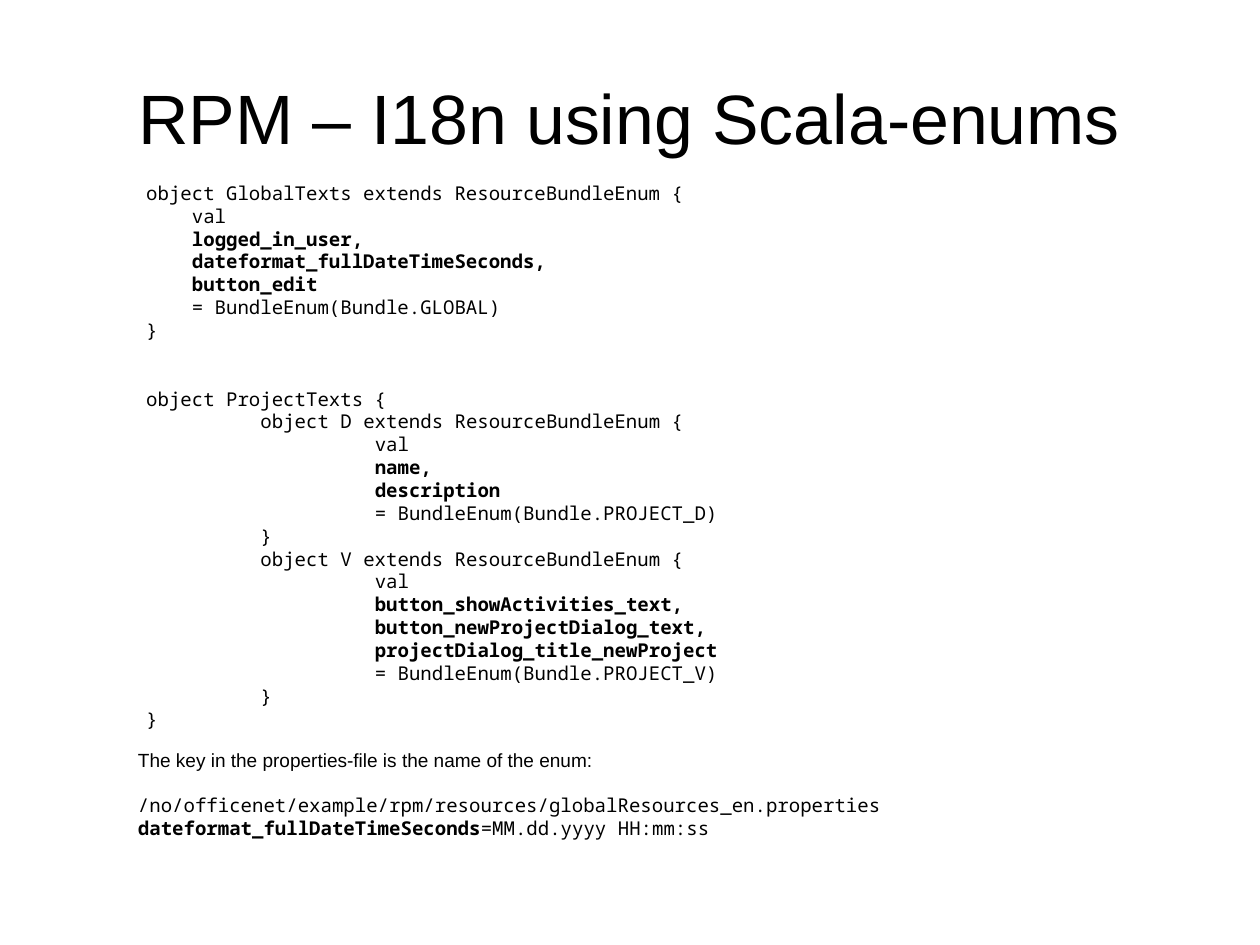
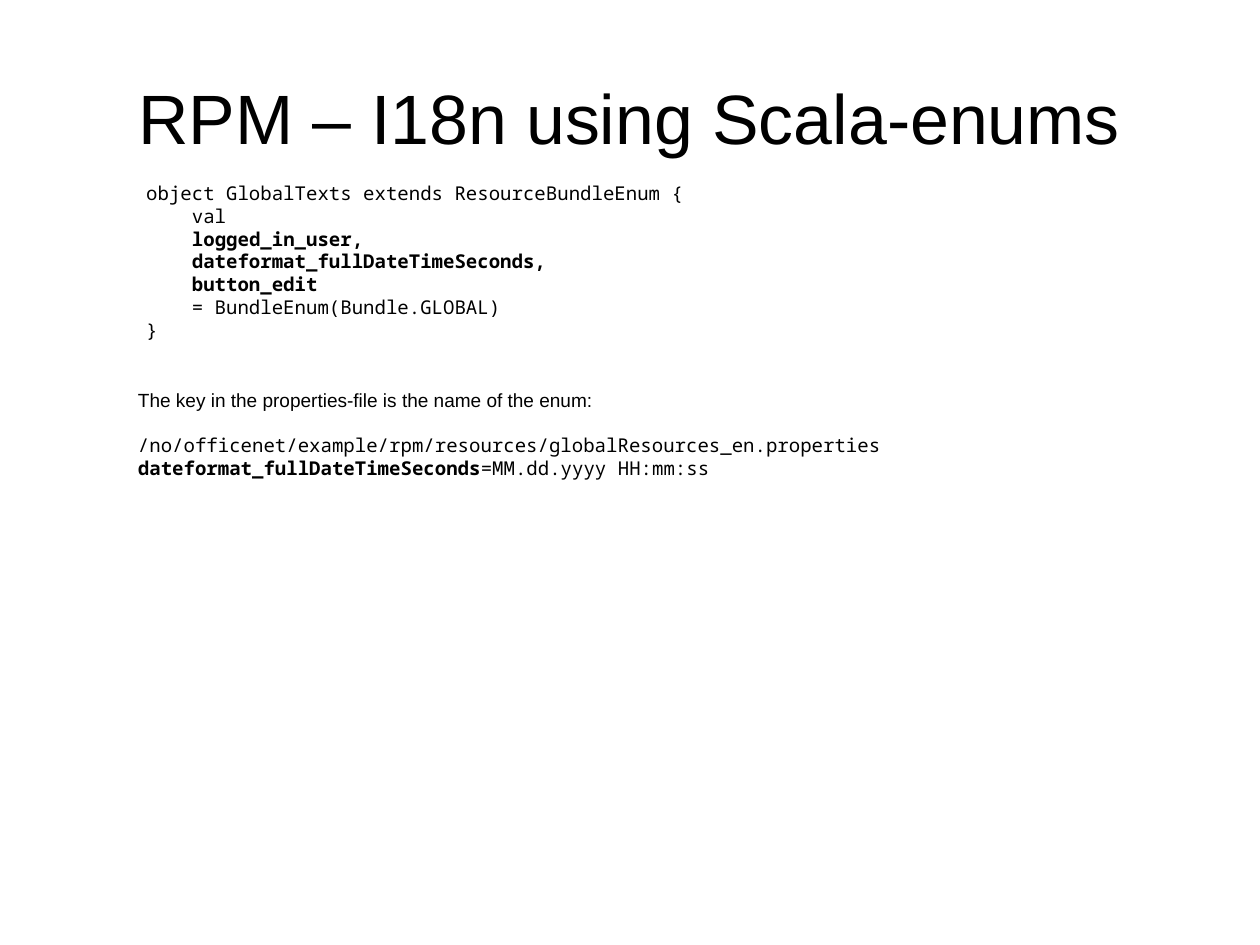
Before and after one commit to andreak/slol-2011, a slide deck: slide 30 of Scala-LiftOff-2011-lift-from-jee-perspective.odp (slide 31 before the commit). Drawn at 1260x945 pixels with LibreOffice and Linux fonts; fonts in the diff are those of the drawing. Boxes give left, top, right and bottom in pixels: in the first picture for what was removed or moved away, otherwise in the second. Text is boxed around its words. In the diff, an @@ line names an element or a change of style, - is before the commit and + after.

```diff
--- a/Scala-LiftOff-2011-lift-from-jee-perspective.odp
+++ b/Scala-LiftOff-2011-lift-from-jee-perspective.odp
@@ text "The key in the properties-file ...": place and size @@
-text "The key in the properties-file ..." at (138, 753, 880, 840)
+text "The key in the properties-file ..." at (138, 393, 880, 480)
@@ text at (146, 391, 718, 683): paragraphs removed @@
-object ProjectTexts {
-object D extends ResourceBundleEnum {
-val
-name,
-description
-= BundleEnum(Bundle.PROJECT_D)
-}
-object V extends ResourceBundleEnum {
-val
-button_showActivities_text,
-button_newProjectDialog_text,
-projectDialog_title_newProject
-= BundleEnum(Bundle.PROJECT_V)
-}
-}
```
Also in this commit, not shown: 5 other slides changed, 1 slide added, 1 slide removed.
